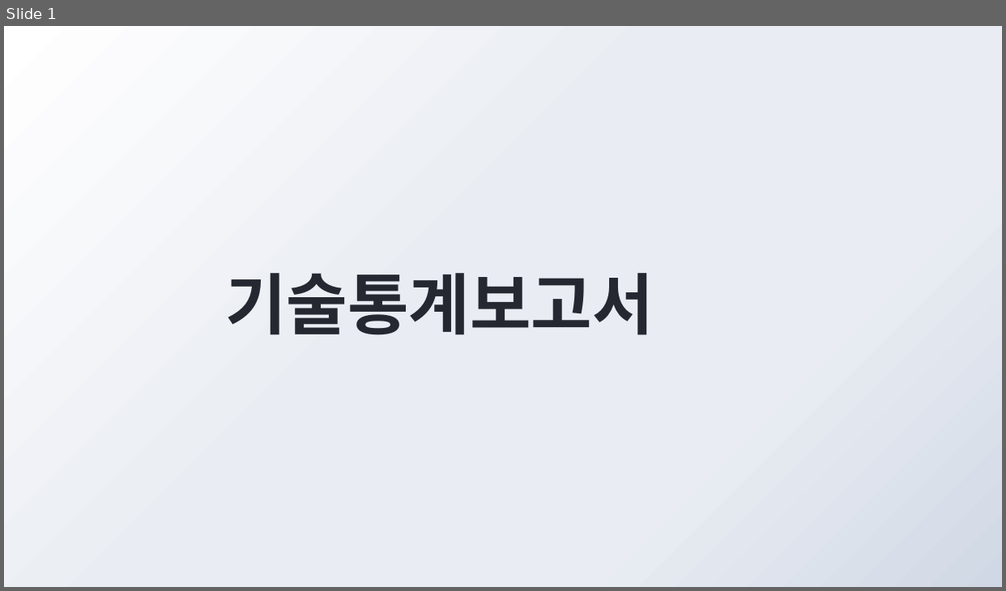
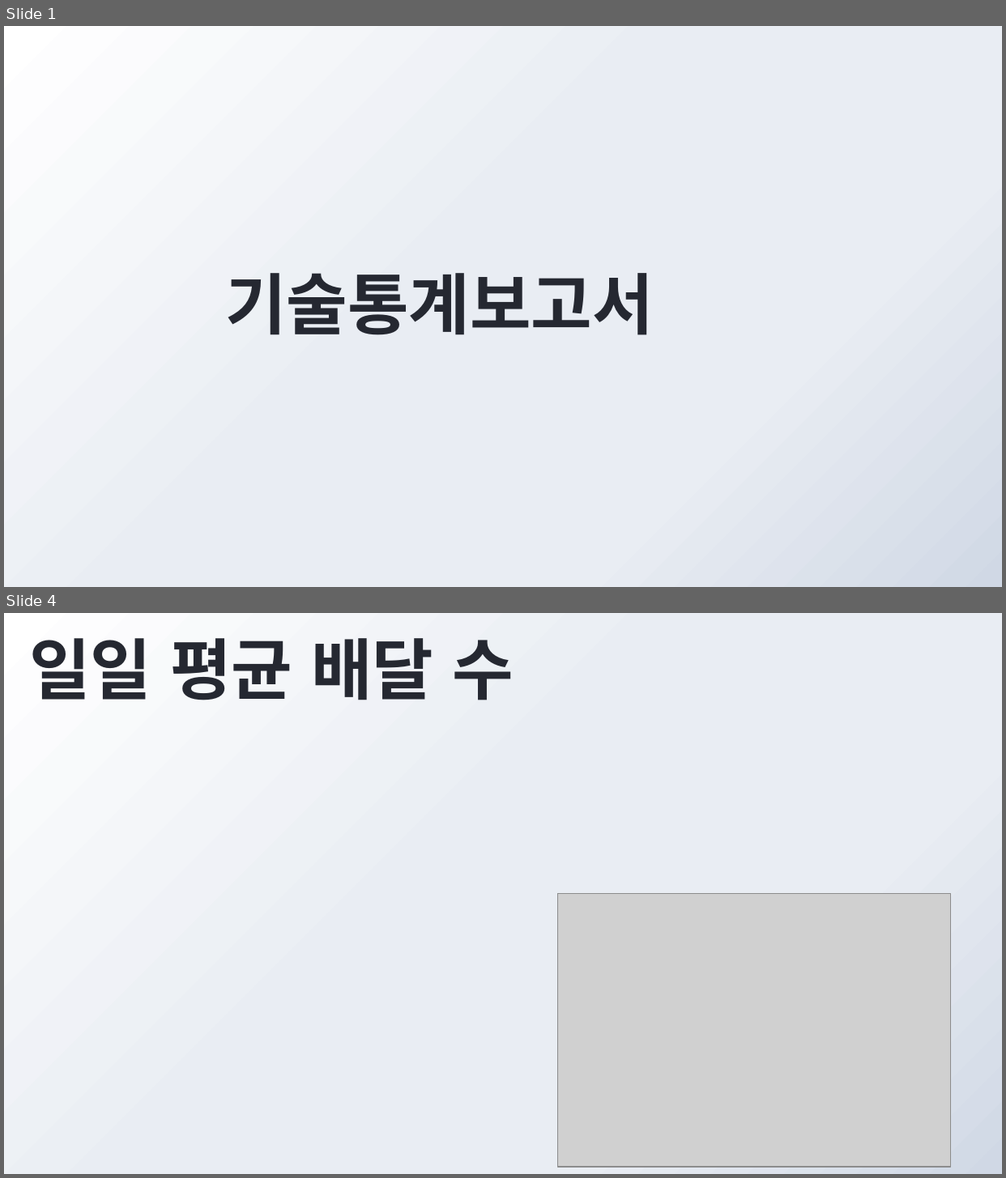
Before and after one commit to ethan528/BBS_Optimal_Position, a slide deck: 기술통계보고서.pptx. Shown one above the other, each under a label of ours: slide 1 before the commit, slides 1 and 4 after it; the slides between them are not shown. The pictures are 1006x591 and 1006x1178 pixels, drawn with LibreOffice and Linux fonts; fonts in the diff are those of the drawing; grey boxes stand for pictures; background and template pictures are left out. Boxes give left, top, right and bottom in pixels: in the first picture for what was removed or moved away, otherwise in the second. Text is boxed around its words. In the diff, an @@ line names an element or a change of style, - is before the commit and + after.

```diff
--- a/기술통계보고서.pptx
+++ b/기술통계보고서.pptx
@@ slide 4 added at box(4, 613, 1002, 1174), background gradient #FFFFFF to #E9EDF3 to #D0D8E5 @@
@@ title added at box(29, 638, 513, 700), 48 pt, text #252831, bold @@
+일일 평균 배달 수
@@ picture added at box(558, 893, 951, 1167) @@
```
Also in this commit, not shown: 5 slides changed, 14 other slides added.
